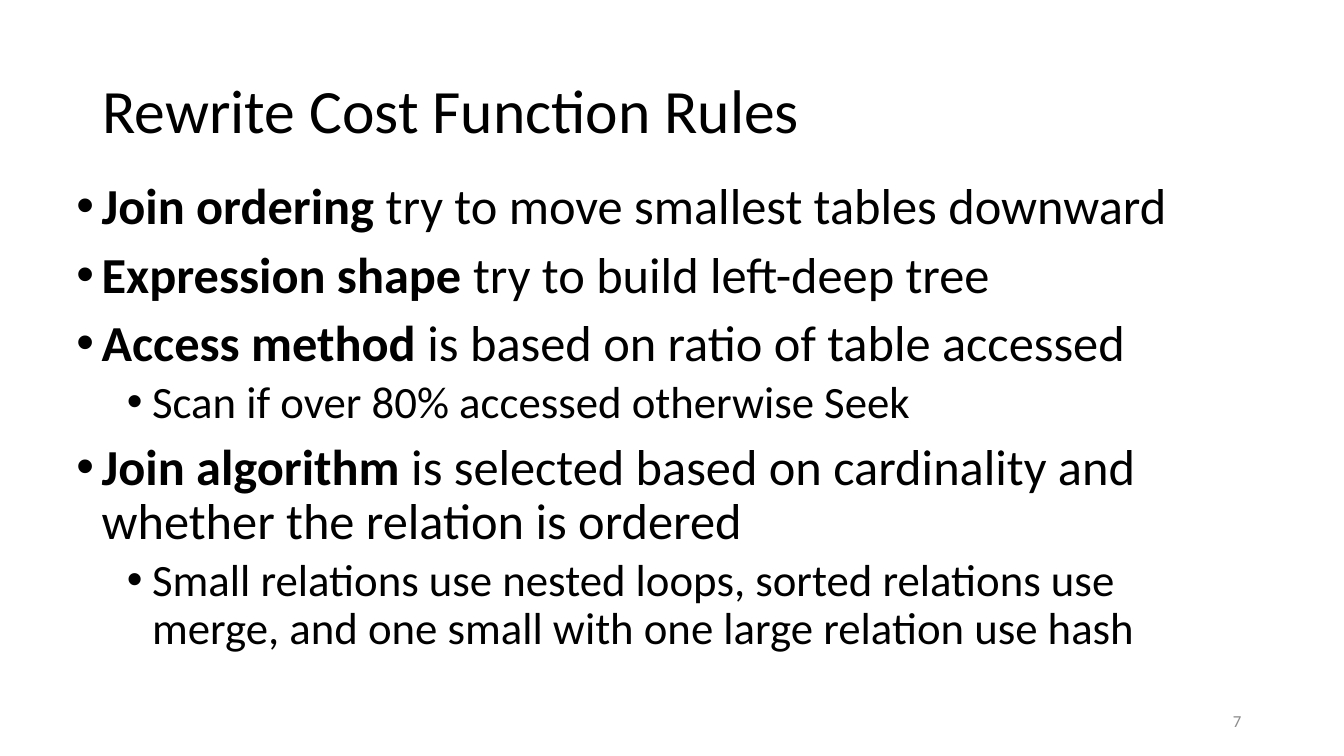
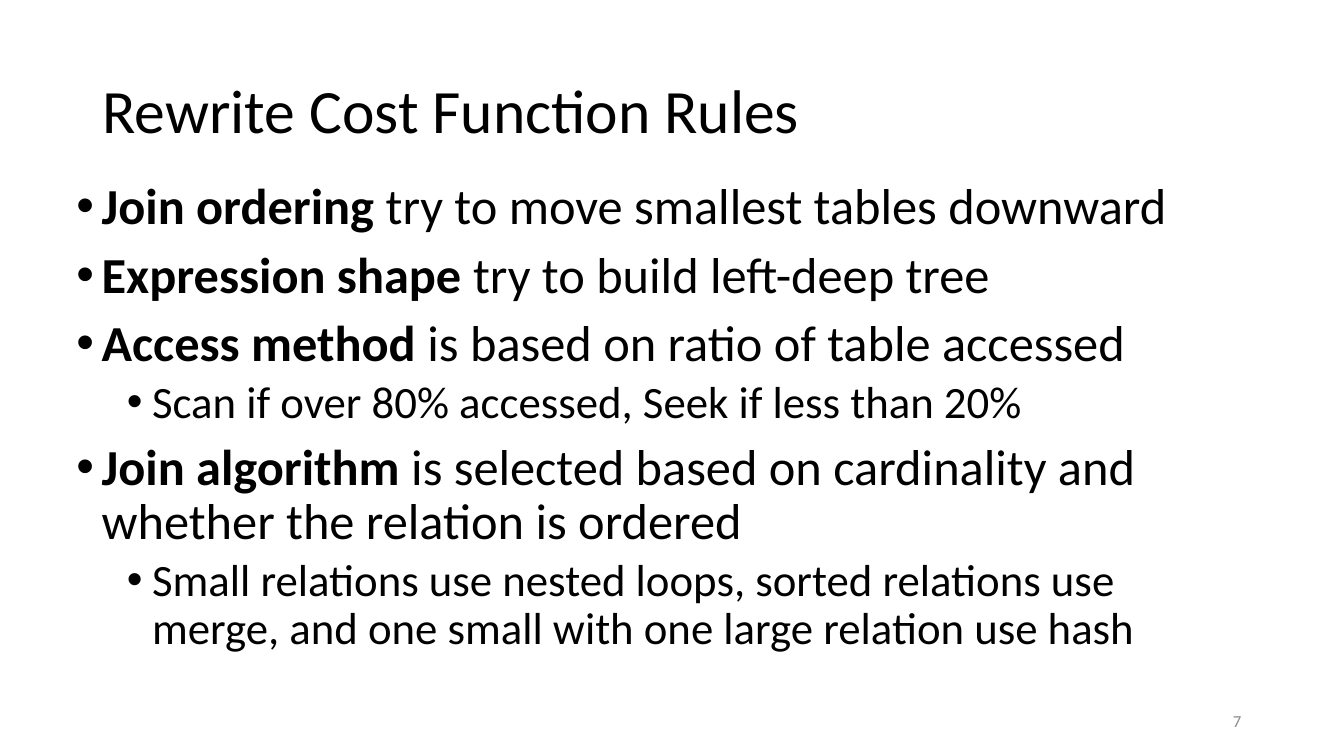
Before and after one commit to kburtram/eggplant, a slide deck: slide 7 of docs/kburtram-presentation.pptx. Drawn at 1344x756 pixels with LibreOffice and Linux fonts; fonts in the diff are those of the drawing. Boxes give left, top, right and bottom in pixels: in the first picture for what was removed or moved away, otherwise in the second. Text is boxed around its words. In the diff, an @@ line names an element or a change of style, - is before the commit and + after.

```diff
--- a/docs/kburtram-presentation.pptx
+++ b/docs/kburtram-presentation.pptx
@@ text at [152,387,1021,424]: text changed @@
-  • Scan if over 80% accessed otherwise Seek
+  • Scan if over 80% accessed, Seek if less than 20%
```
Also in this commit, not shown: 4 other slides changed, 1 other file.
